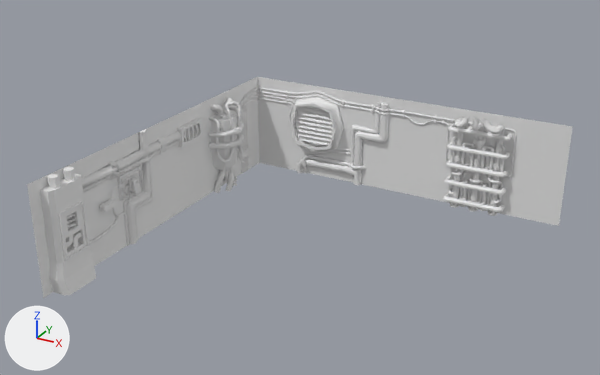
Before and after pictures for a commit that changed the glTF model gmtk-2026/src/models/wallsdetail.glb.
Both versions are drawn from a camera (50 mm lens) standing at (17.6, -34.5, 21.1) and looking at (-1.4, 0.0, 3.8). Arrows for +X, +Y and +Z are at lower left; the lights stay in place. The picture after the commit comes second. Where no turn or scale is listed for an object, it has been applied to the vertices. Vertices at exactly the same position are counted once.

The first picture shows 'Plane', 'details'.
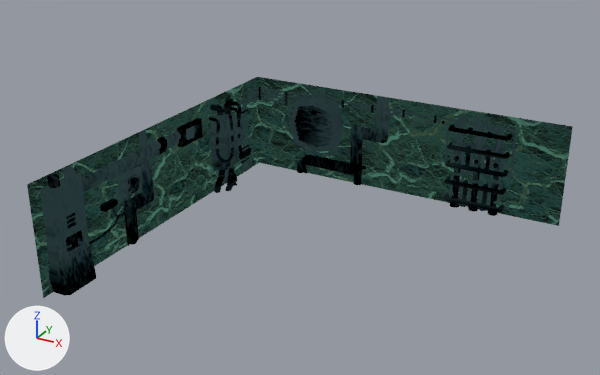
Where the change shows, as pixel boxes [x1, y1, x2, y2] in the pictures (600 x 375 px; the box of a moved part takes in the faces that stretch with it):
'Plane', recoloured (white to green)
    both: [27, 77, 573, 298]
'details', surface changed (darker)
    both: [40, 86, 517, 296]
part 1 of me_plane_002, moved or reshaped
    before: [342, 101, 437, 134]
    after: [342, 96, 437, 134]
part 2 of me_plane_002, surface changed (darker)
    both: [40, 86, 517, 296]

The change, as a list of edits to the scene's bpy script:
```text
Add img_texture10:
    img_texture10 = load_image('texture10', '_unpacked/texture10', 435, 435, 'sRGB')
Add img_texture2:
    img_texture2 = load_image('texture2', '_unpacked/texture2', 512, 512, 'sRGB')
Change mat_material_001:
    remove # nodes: BsdfPrincipled, OutputMaterial
    nodes: BsdfTransparent, Emission, LightPath, MixShader, OutputMaterial, TexImage
    uses the picture img_texture2
Add mat_material:
    mat_material = bpy.data.materials.new('Material')
    # uses the picture img_texture10
Change me_plane_002:
    used by ob_details; location = (-4.72, 6.57, 5.59)
    remove me_plane_002.from_pydata(...)  # 9961 vertices, 19619 faces; spans x -6.4..11.8, y -16.0..3.6, z -5.6..0.4
    add me_plane_002.from_pydata(...)  # 9962 vertices, 19619 faces; spans x -6.4..11.8, y -16.0..3.6, z -5.6..0.4
    me_plane_002 part 1: 26 vertices moved from x 0.9..7.0, y 3.2..3.4, z -0.3..0.0 to x 0.9..7.0, y 3.2..3.4, z -0.3..0.4
    me_plane_002 part 2: 18800 kept faces spanning x -6.4..11.8, y -16.0..3.6, z -5.6..0.4 get new texture (UV) coordinates
    other edits to the shape of me_plane_002 do not show in these pictures
Change me_plane_001:
    where me_plane_001.from_pydata(...)  # 76 vertices, 108 faces; spans x -10.0..10.0, y -10.0..10.0, z 0.0..6.0
    add me_plane_001.materials.append(mat_material)
```
